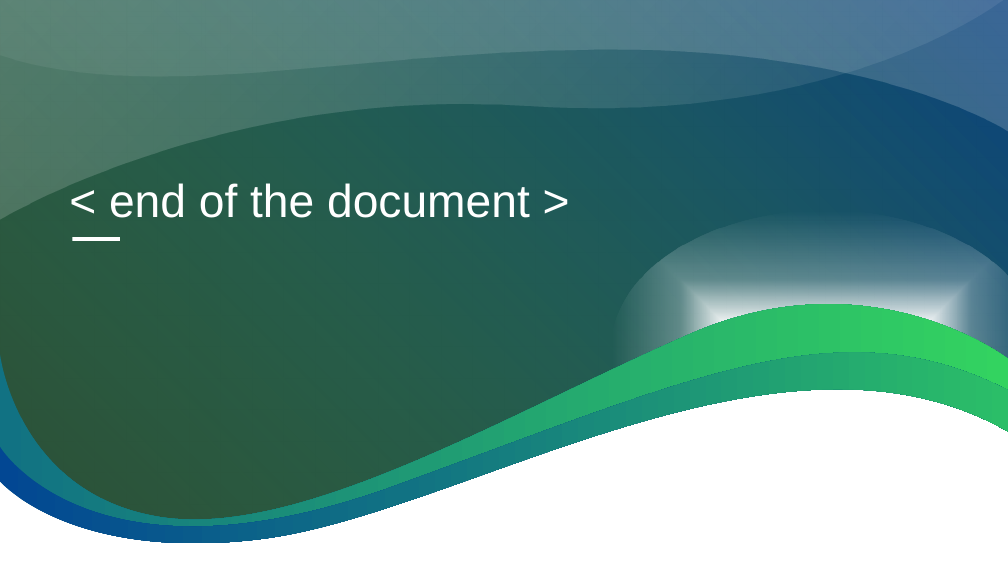
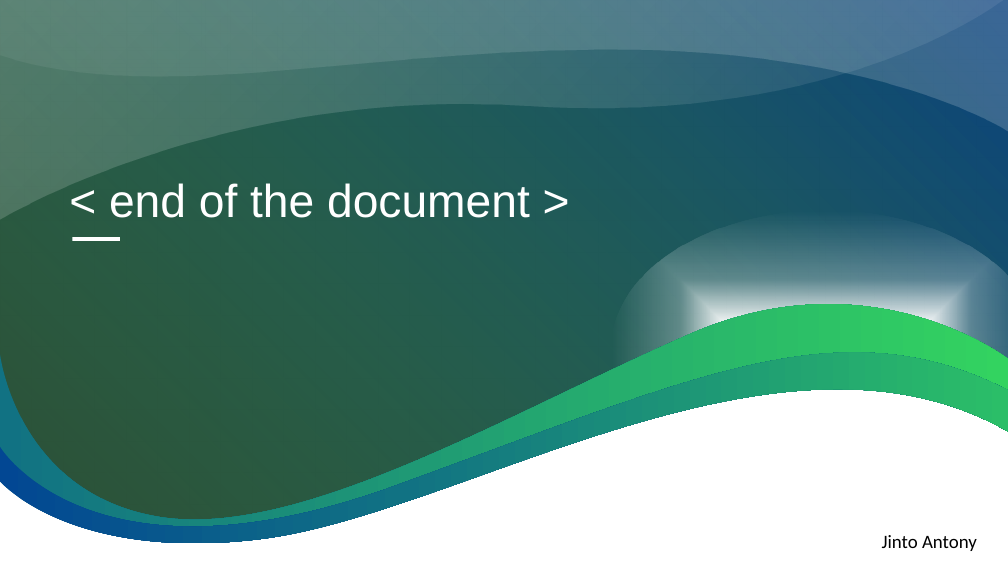
Before and after one commit to arimboor/Splunk-Base, a slide deck: slide 12 of app_dev/custom alert action v0.2.pptx. Drawn at 1008x567 pixels with LibreOffice and Linux fonts; fonts in the diff are those of the drawing; background and template pictures are left out; a plain dark background stands for a picture behind light text. Boxes give left, top, right and bottom in pixels: in the first picture for what was removed or moved away, otherwise in the second. Text is boxed around its words. In the diff, an @@ line names an element or a change of style, - is before the commit and + after.

Commit message:
updated

```diff
--- a/app_dev/custom alert action v0.2.pptx
+++ b/app_dev/custom alert action v0.2.pptx
@@ text added at (x1=882, y1=535, x2=977, y2=551), 18 pt, text #000000 @@
+Jinto Antony
```
